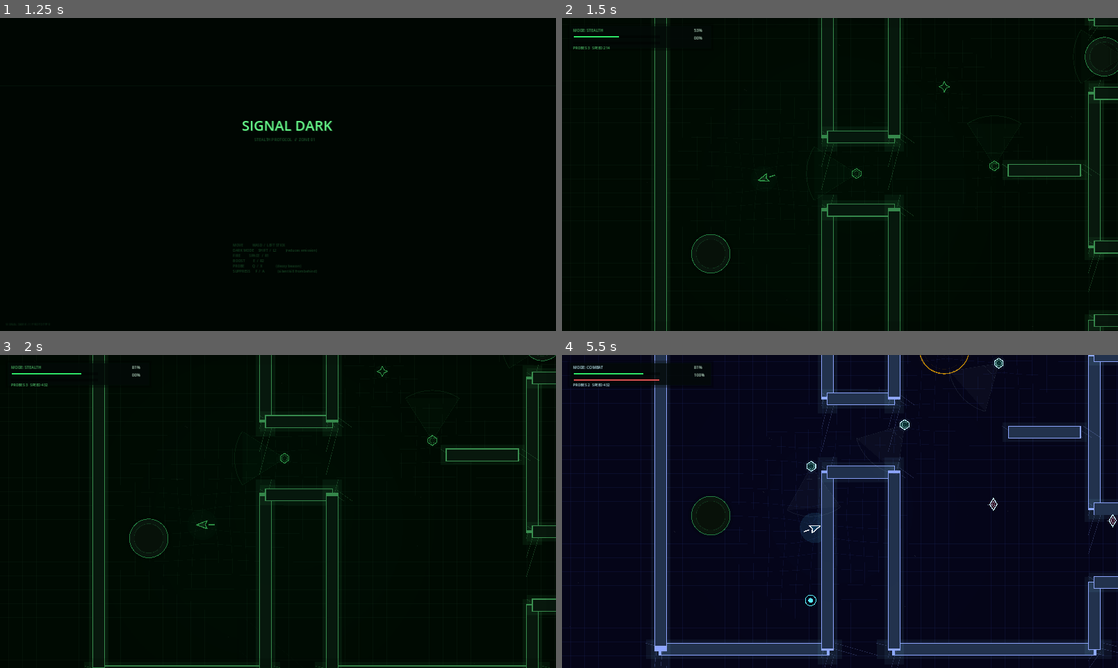
Above: before the commit, frames 1-4 (two rows, left to right).
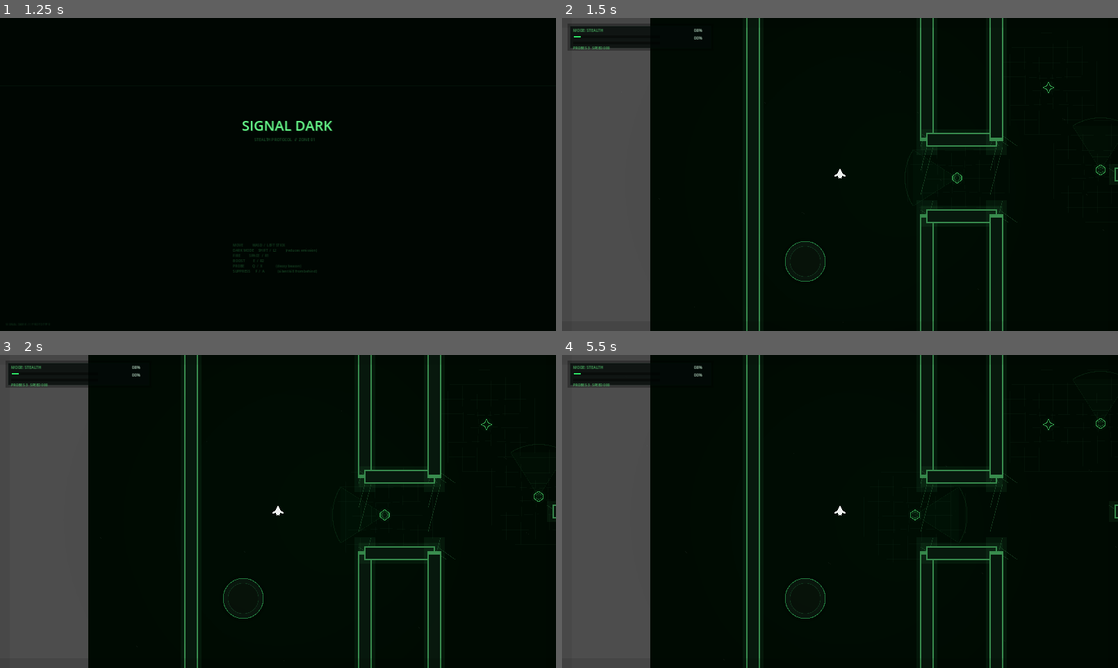
Above: after the commit, the same moments.

Repository: weeksdev/signal_dark
Game: Godot game, scene res://src/ui/StartScreen.tscn
Two runs of this game, one before a commit and one after it. Both use one fixed random seed, a clock stepped at 60 frames per second and the inputs below.
Inputs (mouse positions are in pixels of both pictures, inside the frame that each line leads up to):
- Up to frame 1 (1.25 s): tap Enter at 0.5 s; move the mouse to (400, 158) at 0.52 s; hold D (move_right) from 0.53 s (still down); hold Space (boost) from 0.53 s (still down)
- Up to frame 2 (1.5 s): tap R (restart) at 1.25 s; move the mouse to (728, 190) at 1.27 s; release D (move_right) at 1.28 s; release Space (boost) at 1.28 s; hold S (move_down) from 1.28 s (still down); tap Space (boost) at 1.35 s
- Up to frame 3 (2 s): keep holding S (move_down)
- Up to frame 4 (5.5 s): move the mouse to (895, 442) at 2.02 s; release S (move_down) at 2.03 s; press the mouse at (895, 442) at 2.03 s; hold D (move_right) 2.03-2.78 s; tap Space (boost) at 2.3, 3.05, 3.8, 4.35 s; move the mouse to (812, 574) at 2.77 s; release the mouse at (812, 574) at 2.78 s; hold W (move_up) 2.78-3.53 s; tap Q (probe) at 2.85 s; move the mouse to (1006, 558) at 3.52 s; hold E (suppress) 3.53-4.28 s; hold A (move_left) 3.53-5.03 s; move the mouse to (673, 464) at 4.27 s; move the mouse to (867, 511) at 5.02 s; hold S (move_down) from 5.03 s (still down); hold Space (boost) from 5.03 s (still down)

Frame 1 is identical in both runs. In frame 2, 19% of the frame differs, in the area x 0-100%, y 0-100%; in frame 3, 19%; in frame 4, 46%.
Error after the commit: Parse Error: Cannot infer the type of "x" variable because the value doesn't have a set type. (res://src/player/Ship.gd:185)

Commit message:
Ship redesign: swept-wing hull, animated thruster, face-movement aim
- New swept-wing polygon replaces triangle hull
- Removed static EngineTrail Line2D; replaced with procedural _draw_thruster()
  (5 flickering strands that scale with speed, flare on boost)
- _update_aim_direction now faces movement direction by default; right stick
  overrides for explicit aiming; mouse fallback on desktop
- Added InputManager.is_right_stick_active() helper
- Fixed ExitZone double-connect crash (guard with is_connected checks)

Co-Authored-By: Claude Sonnet 4.6 <noreply@anthropic.com>

Diff:
--- a/src/autoloads/InputManager.gd
+++ b/src/autoloads/InputManager.gd
@@ -32,6 +32,10 @@
 
 func is_restart_just_pressed() -> bool:
 	return Input.is_action_just_pressed("restart")
+
+
+func is_right_stick_active() -> bool:
+	return _get_right_stick().length() > AIM_DEADZONE
 
 
 func get_aim_vector(fallback: Vector2) -> Vector2:
--- a/src/player/Ship.gd
+++ b/src/player/Ship.gd
@@ -18,11 +18,12 @@
 var dead: bool = false
 var _previous_suppress_pressed: bool = false
 var _previous_probe_pressed: bool = false
+var _thruster_t: float = 0.0
+var _boost_flash: float = 0.0
 
 @onready var weapon_system = $WeaponSystem
 @onready var body_polygon = $Body
 @onready var outline = $Outline
-@onready var trail = $EngineTrail
 @onready var suppress_label = $SuppressLabel
 
 
@@ -49,6 +50,10 @@
 		velocity += move_input.normalized() * boost_impulse
 		did_boost = true
 		boost_cooldown_remaining = boost_cooldown
+		_boost_flash = 1.0
+
+	_thruster_t += delta
+	_boost_flash = maxf(0.0, _boost_flash - delta * 4.0)
 
 	move_and_slide()
 	_update_aim_direction(move_input)
@@ -74,16 +79,19 @@
 
 
 func _update_aim_direction(move_input: Vector2) -> void:
-	var controller_aim := InputManager.get_aim_vector(Vector2.ZERO)
-	if controller_aim != Vector2.ZERO:
-		aim_direction = controller_aim
-		return
+	# Right stick always wins — explicit aim overrides everything
+	if InputManager.is_right_stick_active():
+		aim_direction = InputManager.get_aim_vector(aim_direction)
+		return
+	# Left stick / keyboard movement: face the direction you're moving
+	if move_input.length() > 0.1:
+		aim_direction = move_input.normalized()
+		return
+	# Mouse fallback for desktop
 	var mouse_world := get_global_mouse_position()
 	var mouse_vector := mouse_world - global_position
 	if mouse_vector.length() > 8.0:
 		aim_direction = mouse_vector.normalized()
-	elif move_input != Vector2.ZERO:
-		aim_direction = move_input.normalized()
 
 
 func _update_emission(did_boost: bool) -> void:
@@ -130,16 +138,9 @@
 func _update_palette() -> void:
 	body_polygon.color = ColorSystem.player_fill(dark_mode)
 	outline.default_color = ColorSystem.player_outline(dark_mode)
-	trail.default_color = ColorSystem.player_outline(dark_mode)
 	outline.width = 3.0 if not dark_mode else 1.8
 	body_polygon.scale = Vector2.ONE * (1.08 if not dark_mode else 0.98)
 	body_polygon.color.a = 0.18 if not dark_mode else 0.08
-	if dark_mode:
-		trail.points = PackedVector2Array()
-	else:
-		var rear := Vector2(0.0, 18.0)
-		trail.points = PackedVector2Array([rear, rear + Vector2(0.0, 18.0)])
-		trail.width = 3.0
 	suppress_label.modulate = ColorSystem.ui_color()
 
 
@@ -169,9 +170,32 @@
 			return
 
 
+func _draw_thruster() -> void:
+	var speed_frac := velocity.length() / max_speed
+	if speed_frac < 0.02 and _boost_flash < 0.01:
+		return
+	var base_len := 8.0 + speed_frac * 20.0 + _boost_flash * 18.0
+	var base_alpha := (0.35 + speed_frac * 0.5 + _boost_flash * 0.55) * (0.3 if dark_mode else 1.0)
+	var col := ColorSystem.player_outline(dark_mode)
+	# Five strands spread across the exhaust ports on the swept-wing rear
+	var offsets := [-4.0, -2.0, 0.0, 2.0, 4.0]
+	for i in offsets.size():
+		var flicker := 0.65 + 0.35 * sin(_thruster_t * 18.0 + i * 1.3)
+		var strand_len := base_len * flicker * (0.7 + 0.3 * sin(_thruster_t * 11.0 + i * 2.1))
+		var x := offsets[i]
+		var alpha := base_alpha * flicker
+		draw_line(
+			Vector2(x, 9.0),
+			Vector2(x * 0.4, 9.0 + strand_len),
+			Color(col.r, col.g, col.b, alpha),
+			1.4
+		)
+
+
 func _draw() -> void:
 	if dead:
 		return
+	_draw_thruster()
 	var emission_radius := 10.0 + AlertSystem.emission * 24.0
 	if not ColorSystem.in_combat:
 		var glow := ColorSystem.glow_color()
--- a/src/player/Ship.tscn
+++ b/src/player/Ship.tscn
@@ -18,15 +18,12 @@
 shape = SubResource("1")
 
 [node name="Body" type="Polygon2D" parent="."]
-polygon = PackedVector2Array(0, -18, 12, 14, 0, 8, -12, 14)
+polygon = PackedVector2Array(0, -16, 5, -5, 16, 5, 5, 3, 3, 11, 0, 8, -3, 11, -5, 3, -16, 5, -5, -5)
 
 [node name="Outline" type="Line2D" parent="."]
 width = 2.0
 closed = true
-points = PackedVector2Array(0, -18, 12, 14, 0, 8, -12, 14)
-
-[node name="EngineTrail" type="Line2D" parent="."]
-width = 2.0
+points = PackedVector2Array(0, -16, 5, -5, 16, 5, 5, 3, 3, 11, 0, 8, -3, 11, -5, 3, -16, 5, -5, -5)
 
 [node name="WeaponSystem" type="Node" parent="."]
 script = ExtResource("2")
--- a/src/world/ExitZone.gd
+++ b/src/world/ExitZone.gd
@@ -8,8 +8,10 @@
 
 
 func _ready() -> void:
-	body_entered.connect(_on_body_entered)
-	ColorSystem.mode_changed.connect(_on_mode_changed)
+	if not body_entered.is_connected(_on_body_entered):
+		body_entered.connect(_on_body_entered)
+	if not ColorSystem.mode_changed.is_connected(_on_mode_changed):
+		ColorSystem.mode_changed.connect(_on_mode_changed)
 
 
 func _process(delta: float) -> void:
